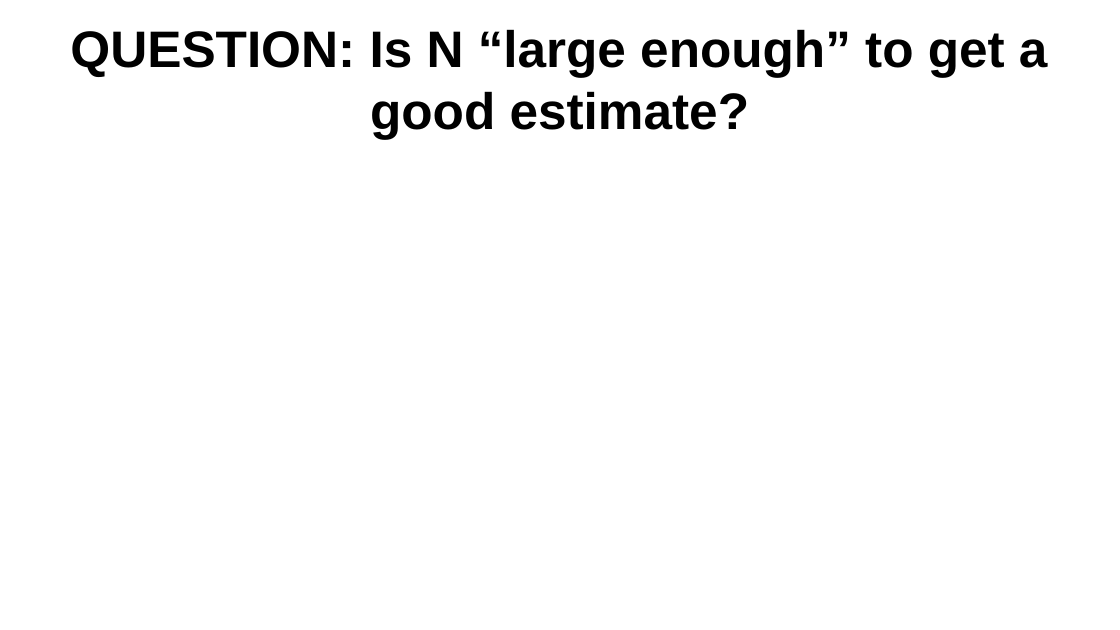
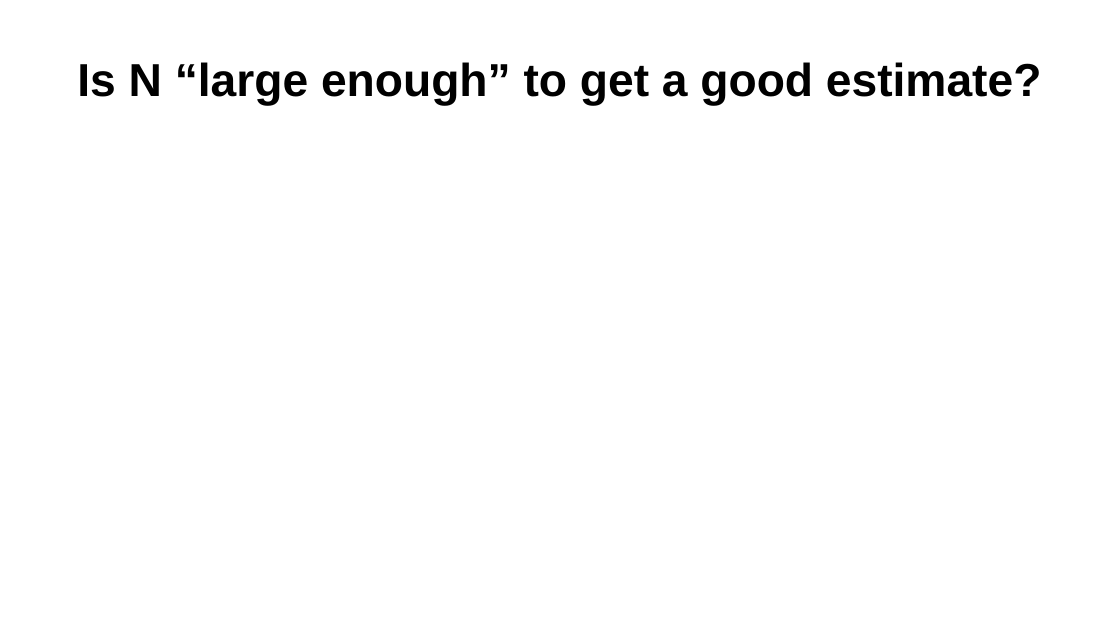
Before and after one commit to Aariq/ecological-stats, a slide deck: slide 8 of lectures/2-likelihood-slide-rev.pptx. Drawn at 1120x630 pixels with LibreOffice and Linux fonts; fonts in the diff are those of the drawing; grey boxes stand for pictures. Boxes give left, top, right and bottom in pixels: in the first picture for what was removed or moved away, otherwise in the second. Text is boxed around its words. In the diff, an @@ line names an element or a change of style, - is before the commit and + after.

```diff
--- a/lectures/2-likelihood-slide-rev.pptx
+++ b/lectures/2-likelihood-slide-rev.pptx
@@ title at (77,62,1042,105): text changed; size 44 to 39.6 pt @@
-QUESTION: Is N “large enough” to get a good estimate?
+Is N “large enough” to get a good estimate?
```
Also in this commit, not shown: 4 other slides changed, 3 slides added, 5 slides removed, 4 other files.
